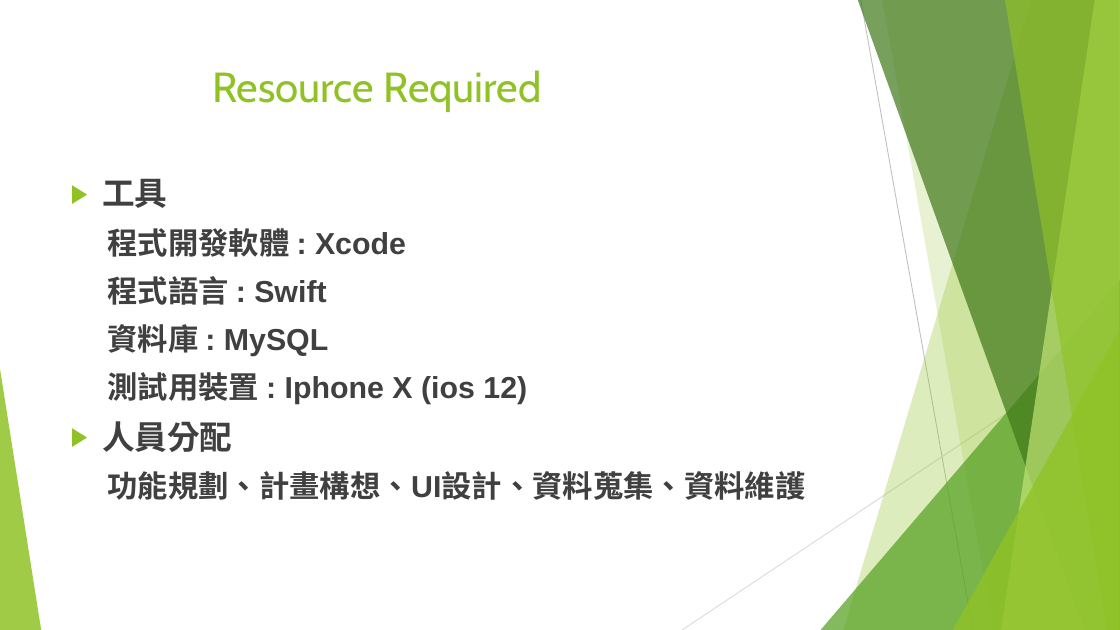
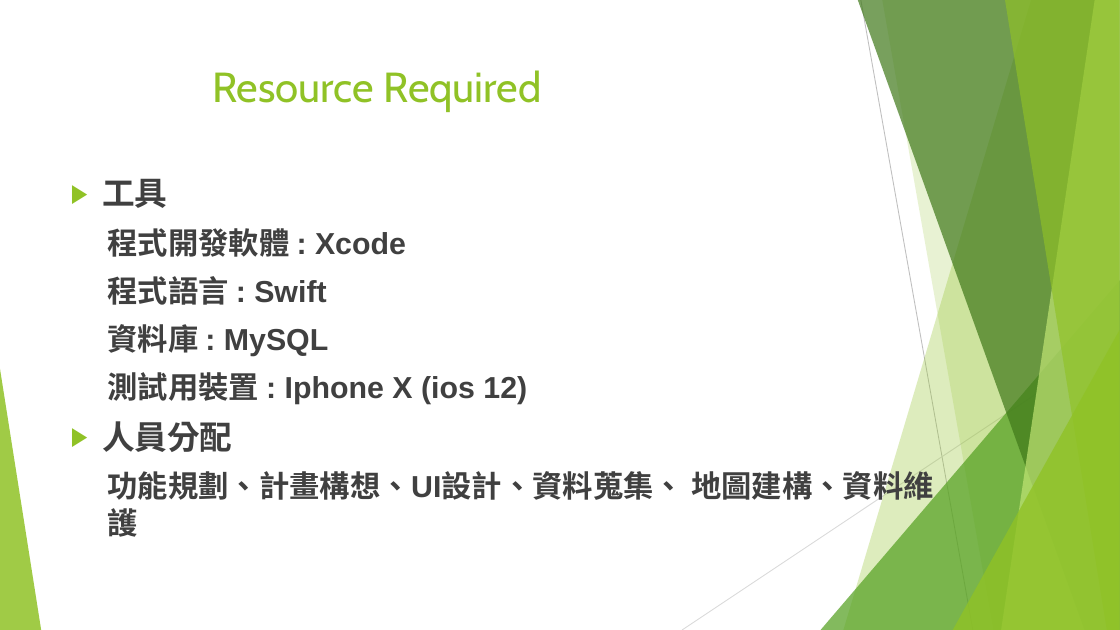
Before and after one commit to 0551102/107_SE_Team-10, a slide deck: slide 10 of 軟工期中v2.pptx. Drawn at 1120x630 pixels with LibreOffice and Linux fonts; fonts in the diff are those of the drawing. Boxes give left, top, right and bottom in pixels: in the first picture for what was removed or moved away, otherwise in the second. Text is boxed around its words. In the diff, an @@ line names an element or a change of style, - is before the commit and + after.

Commit message:
修改

```diff
--- a/軟工期中v2.pptx
+++ b/軟工期中v2.pptx
@@ text at (107,466,934,542): text changed @@
-  功能規劃、計畫構想、UI設計、資料蒐集、資料維護
+  功能規劃、計畫構想、UI設計、資料蒐集、 地圖建構、資料維護
```
